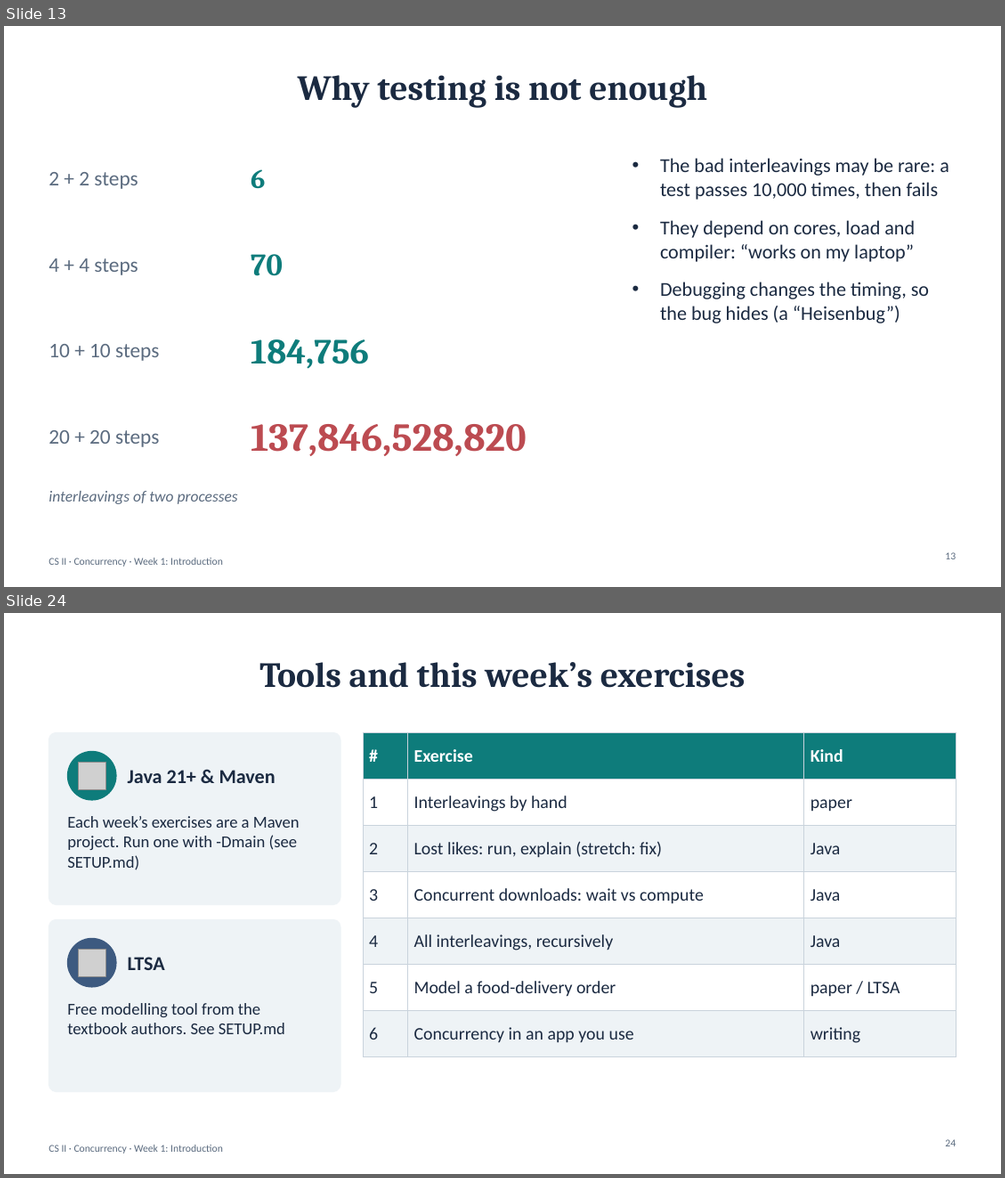
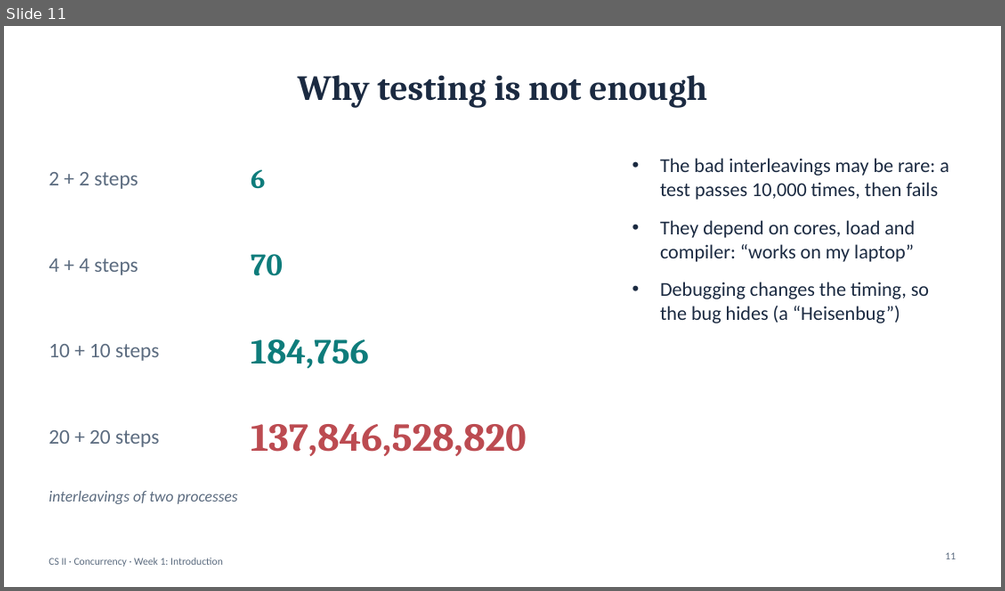
Before and after one commit to Beb200/okbu-progarming-nootbook, a slide deck: concurrency/course/week1-introduction/week1-slides.pptx. Shown one above the other, each under a label of ours: slides 13 and 24 before the commit, slide 11 after it; the slides between them are not shown. The pictures are 1005x1178 and 1005x591 pixels, drawn with LibreOffice and Linux fonts; fonts in the diff are those of the drawing; grey boxes stand for pictures. Boxes give left, top, right and bottom in pixels: in the first picture for what was removed or moved away, otherwise in the second. Text is boxed around its words. In the diff, an @@ line names an element or a change of style, - is before the commit and + after.

Commit message:
Update concurrency materials: Weeks 1 and 2 (100-minute in-class version)
Week 1 revised and Week 2 added under concurrency/course/: talk slides,
tutorial handouts, in-class exercises (Maven starter projects), optional
challenge projects, and the Week 2 demos. FSP/LTSA removed in favour of
hand-drawn state diagrams.

```diff
--- a/concurrency/course/week1-introduction/week1-slides.pptx
+++ b/concurrency/course/week1-introduction/week1-slides.pptx
@@ slide 24 removed at bbox=[4, 613, 1001, 1174], background #FFFFFF; not listed: 1 template element that a slide beside it also shows @@
@@ title removed at bbox=[259, 662, 745, 688] @@
-Tools and this week’s exercises
@@ rounded rectangle removed at bbox=[48, 732, 340, 905] @@
@@ table removed at bbox=[363, 732, 956, 1046], 7 rows, 3 columns @@
-# | Exercise | Kind
-1 | Interleavings by hand | paper
-2 | Lost likes: run, explain (stretch: fix) | Java
-3 | Concurrent downloads: wait vs compute | Java
-4 | All interleavings, recursively | Java
-5 | Model a food-delivery order | paper / LTSA
-6 | Concurrency in an app you use | writing
@@ ellipse removed at bbox=[67, 751, 116, 800] @@
@@ picture removed at bbox=[78, 762, 105, 788] @@
@@ text removed at bbox=[128, 770, 275, 783] @@
-Java 21+ & Maven
@@ text removed at bbox=[67, 816, 299, 870] @@
-Each week’s exercises are a Maven project. Run one with -Dmain (see SETUP.md)
@@ rounded rectangle removed at bbox=[48, 919, 340, 1092] @@
@@ ellipse removed at bbox=[67, 938, 116, 987] @@
@@ picture removed at bbox=[78, 949, 105, 976] @@
@@ text removed at bbox=[128, 957, 165, 970] @@
-LTSA
@@ text removed at bbox=[67, 1003, 285, 1034] @@
-Free modelling tool from the textbook authors. See SETUP.md
@@ page number removed at bbox=[945, 1139, 955, 1146] @@
-24
@@ what was slide 13 is now slide 11 @@
@@ page number at bbox=[945, 552, 955, 559]: text changed @@
-13
+11
```
Also in this commit, not shown: 4 slides changed, 2 slides added, 11 other slides removed, 32 other files.
